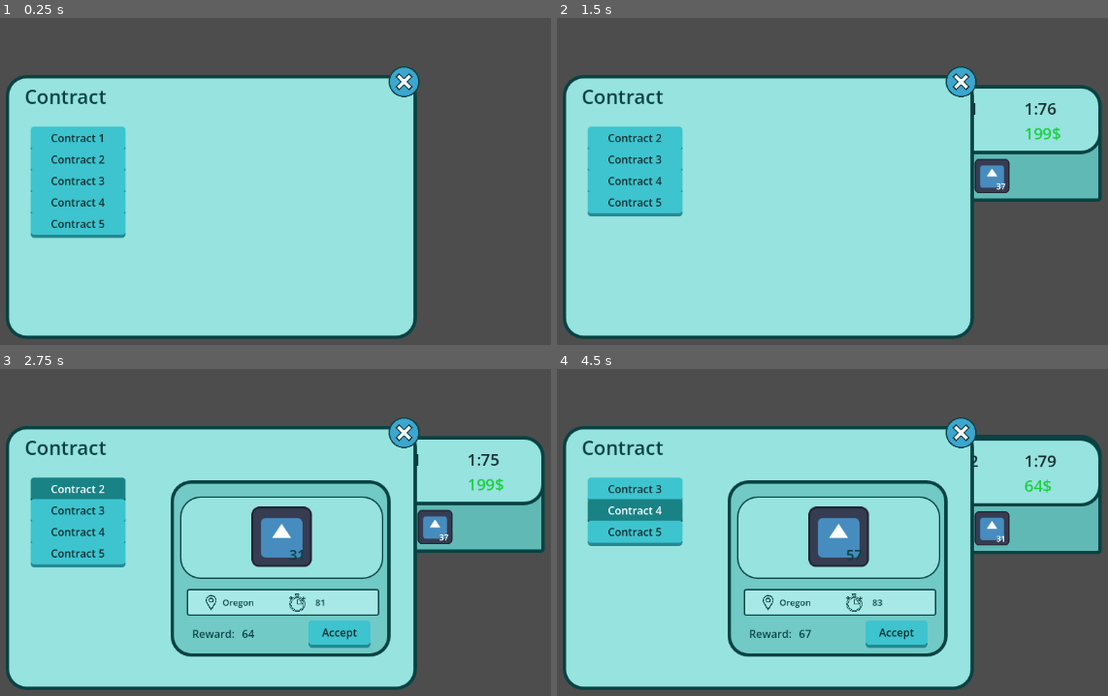
Above: before the commit, frames 1-4 (two rows, left to right).
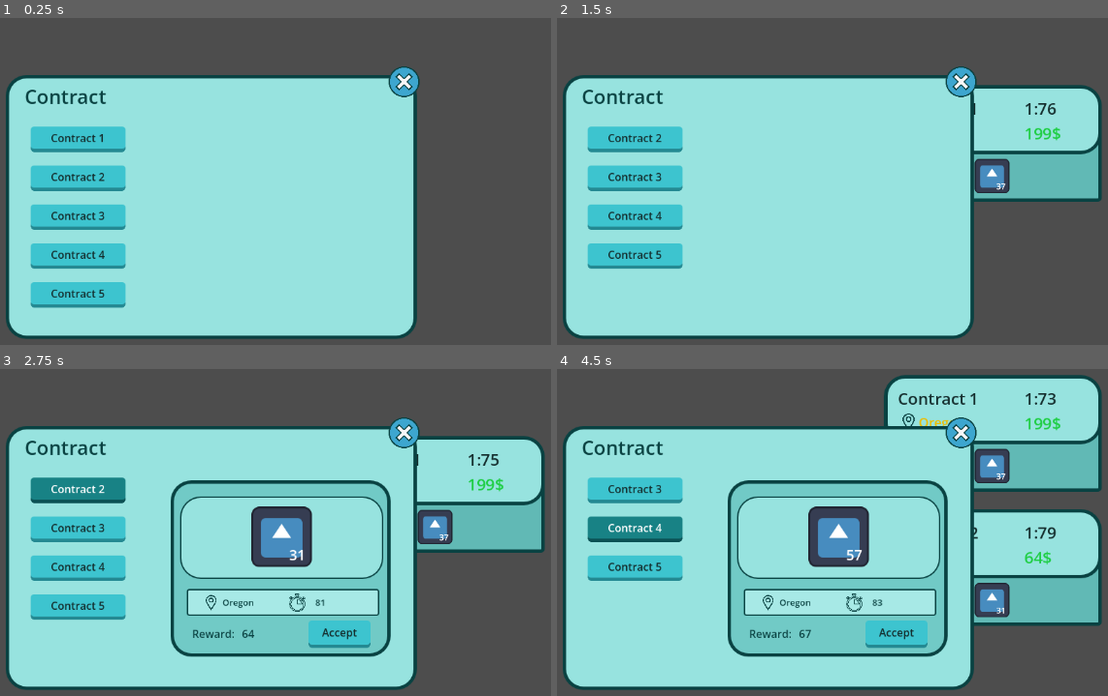
Above: after the commit, the same moments.

Repository: Agakitsune/LeTrainDeTadoji
Game: Godot game, scene res://assets/scenes/control.tscn
The game is run twice, just before and just after one commit, with the same random seed, the same clock (stepped at 60 frames per second) and the same inputs. The engine's default icon, where the game draws it, is replaced by a stand-in: a white triangle on a blue panel in a dark square.
Inputs:
- Up to frame 1 (0.25 s): no input
- Up to frame 2 (1.5 s): click "Contract 1" at 0.5 s; click "Accept" at 1.25 s
- Up to frame 3 (2.75 s): click "Contract 2" at 2 s
- Up to frame 4 (4.5 s): click "Accept" at 2.75 s; click "Contract 3" at 3.5 s; click "Contract 4" at 4.25 s

The runs differ from the first frame. In frame 1, 5.6% of the frame differs, in the area x 5-23%, y 39-89%; in frame 2, 4.3%; in frame 3, 4.4%; in frame 4, 23%, in the area x 5-99%, y 1-79%.

Commit message:
[ADD] - Train ressources

Diff:
--- a/assets/scenes/control.tscn
+++ b/assets/scenes/control.tscn
@@ -208,6 +208,7 @@
 offset_top = 82.0
 offset_right = 178.0
 offset_bottom = 317.625
+theme_override_constants/separation = 30
 
 [node name="Panel" type="Panel" parent="Panel" unique_id=1458657863]
 visible = false
--- a/assets/scenes/hud_contract.tscn
+++ b/assets/scenes/hud_contract.tscn
@@ -18,4 +18,5 @@
 offset_right = 1042.0
 offset_bottom = 221.0
 mouse_behavior_recursive = 1
+theme_override_constants/separation = 200
 alignment = 1
--- /dev/null
+++ b/assets/scenes/incrementor.tscn
@@ -0,0 +1,42 @@
+[gd_scene format=3 uid="uid://dyoqjqao6cwp7"]
+
+[ext_resource type="Script" uid="uid://ccc1e8xwrm835" path="res://assets/scripts/incrementor.gd" id="1_5wdqr"]
+
+[node name="Incrementor" type="Control" unique_id=1039205971]
+layout_mode = 3
+anchors_preset = 15
+anchor_right = 1.0
+anchor_bottom = 1.0
+grow_horizontal = 2
+grow_vertical = 2
+script = ExtResource("1_5wdqr")
+
+[node name="More" type="Button" parent="." unique_id=1975859305]
+layout_mode = 0
+offset_left = 112.0
+offset_top = 32.0
+offset_right = 143.0
+offset_bottom = 63.0
+text = "+"
+
+[node name="Less" type="Button" parent="." unique_id=407342204]
+layout_mode = 0
+offset_left = 10.0
+offset_top = 32.0
+offset_right = 41.0
+offset_bottom = 63.0
+text = "-"
+
+[node name="Label" type="Label" parent="." unique_id=21327941]
+layout_mode = 0
+offset_left = 56.0
+offset_top = 30.0
+offset_right = 95.0
+offset_bottom = 65.0
+theme_override_colors/font_color = Color(0.045545578, 0.31796953, 0.32746062, 1)
+theme_override_font_sizes/font_size = 25
+horizontal_alignment = 1
+vertical_alignment = 1
+
+[connection signal="pressed" from="More" to="." method="_on_more_pressed"]
+[connection signal="pressed" from="Less" to="." method="_on_less_pressed"]
--- a/assets/scenes/ressources_icon.tscn
+++ b/assets/scenes/ressources_icon.tscn
@@ -2,6 +2,9 @@
 
 [ext_resource type="Script" uid="uid://cphlgdhv41f03" path="res://assets/scripts/ressources_icon.gd" id="1_uip1n"]
 [ext_resource type="Texture2D" uid="uid://c8vcxsxrwhh3w" path="res://icon.svg" id="2_60b5g"]
+
+[sub_resource type="Theme" id="Theme_60b5g"]
+Label/colors/font_color = Color(1, 1, 1, 1)
 
 [node name="RessourcesIcon" type="Control" unique_id=1024190331]
 layout_mode = 3
@@ -27,6 +30,7 @@
 offset_top = 15.999998
 offset_right = 56.0
 offset_bottom = 39.0
+theme = SubResource("Theme_60b5g")
 theme_override_font_sizes/font_size = 30
 text = "74"
 metadata/_edit_use_anchors_ = true
--- /dev/null
+++ b/assets/scenes/train_ressources.tscn
@@ -0,0 +1,116 @@
+[gd_scene format=3 uid="uid://doatrruajn1cu"]
+
+[ext_resource type="Script" uid="uid://bog1ruiqq28i6" path="res://assets/scripts/train_ressources.gd" id="1_aovjt"]
+[ext_resource type="StyleBox" uid="uid://crl7vd878rum5" path="res://assets/themes/new_style_box_flat.tres" id="1_kjefy"]
+[ext_resource type="Texture2D" uid="uid://c8vcxsxrwhh3w" path="res://icon.svg" id="2_rbmm1"]
+[ext_resource type="PackedScene" uid="uid://dyoqjqao6cwp7" path="res://assets/scenes/incrementor.tscn" id="3_rbmm1"]
+
+[node name="TrainRessources" type="Control" unique_id=243742770]
+layout_mode = 3
+anchors_preset = 15
+anchor_right = 1.0
+anchor_bottom = 1.0
+grow_horizontal = 2
+grow_vertical = 2
+script = ExtResource("1_aovjt")
+
+[node name="Panel" type="Panel" parent="." unique_id=198331229]
+layout_mode = 1
+anchors_preset = 8
+anchor_left = 0.5
+anchor_top = 0.5
+anchor_right = 0.5
+anchor_bottom = 0.5
+offset_left = -371.5
+offset_top = -226.75
+offset_right = 371.5
+offset_bottom = 226.75
+grow_horizontal = 2
+grow_vertical = 2
+theme_override_styles/panel = ExtResource("1_kjefy")
+
+[node name="Button" type="Button" parent="Panel" unique_id=1744923247]
+layout_mode = 0
+offset_left = 591.5
+offset_top = 377.75
+offset_right = 695.5
+offset_bottom = 419.75
+theme_override_colors/font_color = Color(0.045545578, 0.31796953, 0.32746062, 1)
+theme_override_styles/normal = ExtResource("1_kjefy")
+text = "Done"
+
+[node name="Label" type="Label" parent="Panel" unique_id=1919706126]
+layout_mode = 0
+offset_left = 33.5
+offset_top = 28.75
+offset_right = 312.5
+offset_bottom = 77.75
+theme_override_colors/font_color = Color(0.047058824, 0.31764707, 0.32941177, 1)
+theme_override_font_sizes/font_size = 35
+text = "Train ressources"
+
+[node name="Label2" type="Label" parent="Panel" unique_id=1371318422]
+layout_mode = 0
+offset_left = 439.5
+offset_top = 40.75
+offset_right = 644.5
+offset_bottom = 86.5
+theme_override_colors/font_color = Color(0.045545578, 0.31796953, 0.32746062, 1)
+theme_override_font_sizes/font_size = 25
+text = "Remaining Space: "
+
+[node name="HBoxContainer" type="HBoxContainer" parent="Panel" unique_id=786479940]
+layout_mode = 1
+alignment = 1
+
+[node name="Sprite2D" type="Sprite2D" parent="Panel/HBoxContainer" unique_id=1599245499]
+position = Vector2(156.5, 239.75)
+scale = Vector2(0.75, 0.7421877)
+texture = ExtResource("2_rbmm1")
+
+[node name="Sprite2D2" type="Sprite2D" parent="Panel/HBoxContainer" unique_id=582840676]
+position = Vector2(292.5, 239.75)
+scale = Vector2(0.75, 0.7421877)
+texture = ExtResource("2_rbmm1")
+
+[node name="Sprite2D3" type="Sprite2D" parent="Panel/HBoxContainer" unique_id=185510658]
+position = Vector2(459.5, 241.25)
+scale = Vector2(0.75, 0.7421877)
+texture = ExtResource("2_rbmm1")
+
+[node name="Sprite2D4" type="Sprite2D" parent="Panel/HBoxContainer" unique_id=891179247]
+position = Vector2(600.5, 241.25)
+scale = Vector2(0.75, 0.7421877)
+texture = ExtResource("2_rbmm1")
+
+[node name="Incrementor" parent="." unique_id=1039205971 instance=ExtResource("3_rbmm1")]
+layout_mode = 1
+offset_left = 309.0
+offset_top = 370.00003
+offset_right = -683.0
+offset_bottom = -186.99997
+scale = Vector2(0.7, 0.7)
+
+[node name="Incrementor2" parent="." unique_id=2145909986 instance=ExtResource("3_rbmm1")]
+layout_mode = 1
+offset_left = 443.0
+offset_top = 371.0
+offset_right = -549.0
+offset_bottom = -186.0
+scale = Vector2(0.7, 0.7)
+
+[node name="Incrementor3" parent="." unique_id=477021005 instance=ExtResource("3_rbmm1")]
+layout_mode = 1
+offset_left = 611.0
+offset_top = 370.00003
+offset_right = -381.0
+offset_bottom = -186.99997
+scale = Vector2(0.7, 0.7)
+
+[node name="Incrementor4" parent="." unique_id=52662336 instance=ExtResource("3_rbmm1")]
+layout_mode = 1
+offset_left = 751.0
+offset_top = 370.00003
+offset_right = -241.0
+offset_bottom = -186.99997
+scale = Vector2(0.7, 0.7)
--- a/assets/scripts/contract_container.gd
+++ b/assets/scripts/contract_container.gd
@@ -18,7 +18,7 @@
 	if time_left < 0:
 		time_left_label.text = "-" + str(int(abs(time_left) / 60)) + ":" + ("%02d" % int(abs(time_left)) % 60)
 	else:
-		time_left_label.text = str(int(time_left / 60)) + ":" + ("%02d" % int(time_left) % 60)
+		time_left_label.text = str(int(time_left / 60)) + ":" + str("%02d" % int(time_left) % 60)
 
 func setup(contract):
 	time_left = contract.get_time()
--- a/assets/scripts/contract_manager.gd
+++ b/assets/scripts/contract_manager.gd
@@ -12,7 +12,7 @@
 const RESSOURCES_ICON = preload("res://assets/scenes/ressources_icon.tscn")
 const Contract = preload("res://assets/scripts/contract.gd")
 
-var resources_list = ["Charcoal", "Wood","Wheat", "Food"]
+var resources_list = ["Charcoal", "Wood", "Wheat", "Food"]
 var button_list = []
 var selected_contract_id = -1
 var contract_id = 1
--- /dev/null
+++ b/assets/scripts/global.gd
@@ -0,0 +1,19 @@
+extends Node
+
+var max_ressource = 75
+var current_ressources = [0,0,0,0]
+
+# Called when the node enters the scene tree for the first time.
+func _ready() -> void:
+	pass # Replace with function body.
+
+
+# Called every frame. 'delta' is the elapsed time since the previous frame.
+func _process(delta: float) -> void:
+	pass
+
+func get_total_ressources():
+	var res = 0
+	for ressource in current_ressources:
+		res += ressource
+	return res
--- /dev/null
+++ b/assets/scripts/incrementor.gd
@@ -0,0 +1,39 @@
+extends Control
+@onready var label: Label = $Label
+
+var value = 0
+var increment = 1
+var array_index = 0
+
+# Called when the node enters the scene tree for the first time.
+func _ready() -> void:
+	pass # Replace with function body.
+
+# Called every frame. 'delta' is the elapsed time since the previous frame.
+func _process(delta: float) -> void:
+	label.text = str(value)
+
+func _on_less_pressed() -> void:
+	var current_value = Global.get_total_ressources()
+
+	if value >= 0:
+		if value > increment:
+			value -= increment
+			current_value -= increment
+		else:
+			current_value -= value
+			value = 0
+		Global.current_ressources[array_index] = value
+
+func _on_more_pressed() -> void:
+	var current_value = Global.get_total_ressources()
+
+	if current_value < Global.max_ressource:
+		if increment + current_value > Global.max_ressource:
+			var reste = Global.max_ressource - current_value
+			value += reste
+			current_value += reste
+		else:
+			value += increment
+			current_value += increment
+		Global.current_ressources[array_index] = value
--- /dev/null
+++ b/assets/scripts/train_ressources.gd
@@ -0,0 +1,18 @@
+extends Control
+@onready var incrementor: Control = $Incrementor
+@onready var incrementor_2: Control = $Incrementor2
+@onready var incrementor_4: Control = $Incrementor4
+@onready var incrementor_3: Control = $Incrementor3
+
+@onready var label_2: Label = $Panel/Label2
+
+# Called when the node enters the scene tree for the first time.
+func _ready() -> void:
+	incrementor_2.array_index = 1
+	incrementor_3.array_index = 2
+	incrementor_4.array_index = 3
+
+
+# Called every frame. 'delta' is the elapsed time since the previous frame.
+func _process(delta: float) -> void:
+	label_2.text = "Remaining Space: " + str(Global.get_total_ressources()) + "/" + str(Global.max_ressource)
--- a/project.godot
+++ b/project.godot
@@ -18,6 +18,7 @@
 [autoload]
 
 Graph="*uid://csm4u2iyykokl"
+Global="*uid://byymftft67nqy"
 
 [debug_draw_3d]
 
Not shown, added: assets/scripts/global.gd.uid
Not shown, added: assets/scripts/incrementor.gd.uid
Not shown, added: assets/scripts/train_ressources.gd.uid
